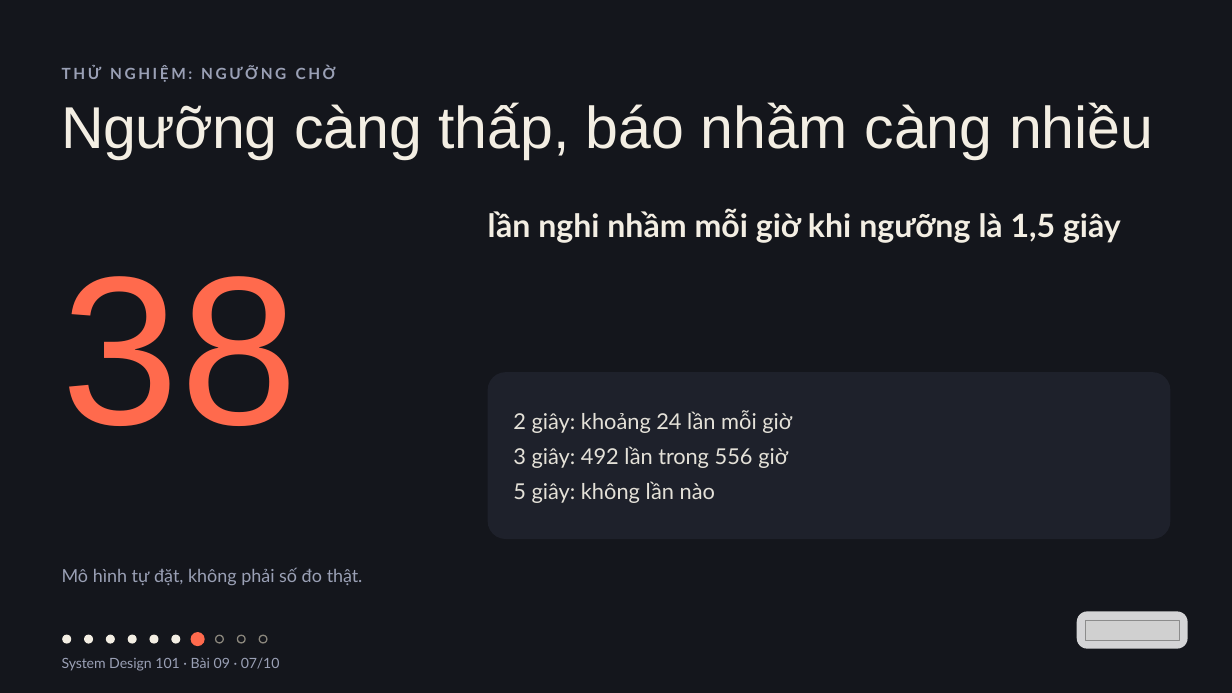
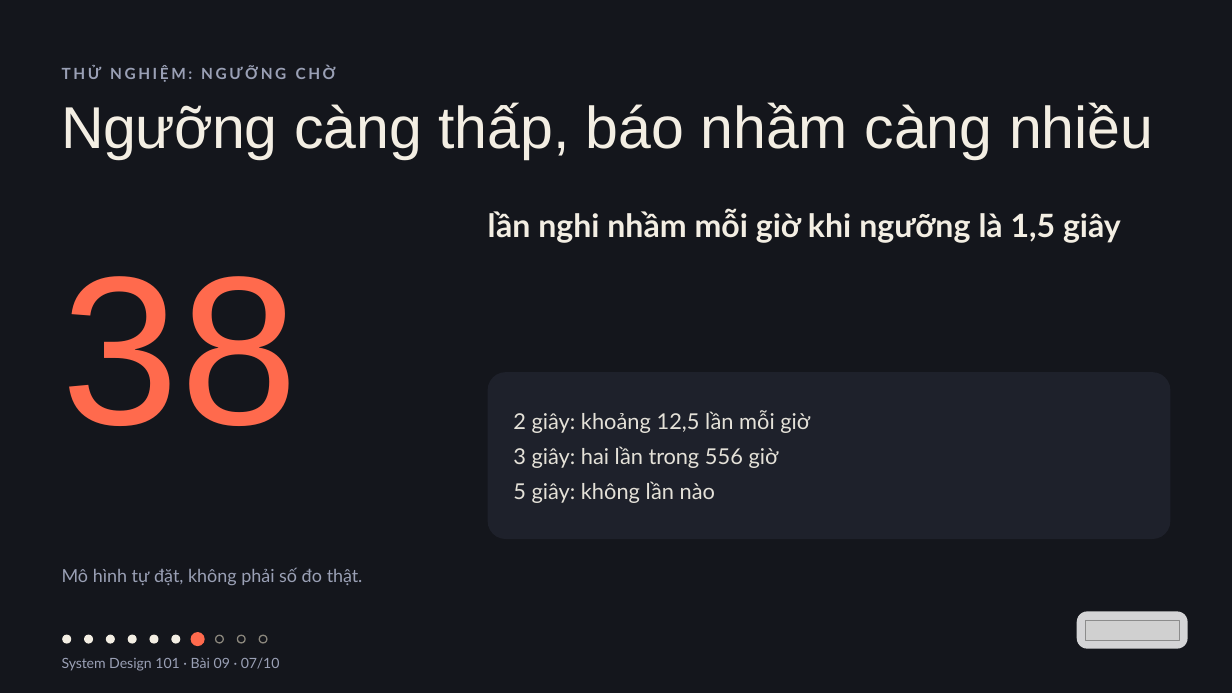
Before and after one commit to vohoailinh90/tool-marketing-studio, a slide deck: slide 7 of system-design-101/vi/lessons/sd-11-009/slides/sd-11-009.pptx. Drawn at 1232x693 pixels with LibreOffice and Linux fonts; fonts in the diff are those of the drawing; grey boxes stand for pictures. Boxes give left, top, right and bottom in pixels: in the first picture for what was removed or moved away, otherwise in the second. Text is boxed around its words. In the diff, an @@ line names an element or a change of style, - is before the commit and + after.

```diff
--- a/system-design-101/vi/lessons/sd-11-009/slides/sd-11-009.pptx
+++ b/system-design-101/vi/lessons/sd-11-009/slides/sd-11-009.pptx
@@ text at (513,410,810,468): text changed @@
-2 giây: khoảng 24 lần mỗi giờ
-3 giây: 492 lần trong 556 giờ
+2 giây: khoảng 12,5 lần mỗi giờ
+3 giây: hai lần trong 556 giờ
```
Also in this commit, not shown: 2 other files.
